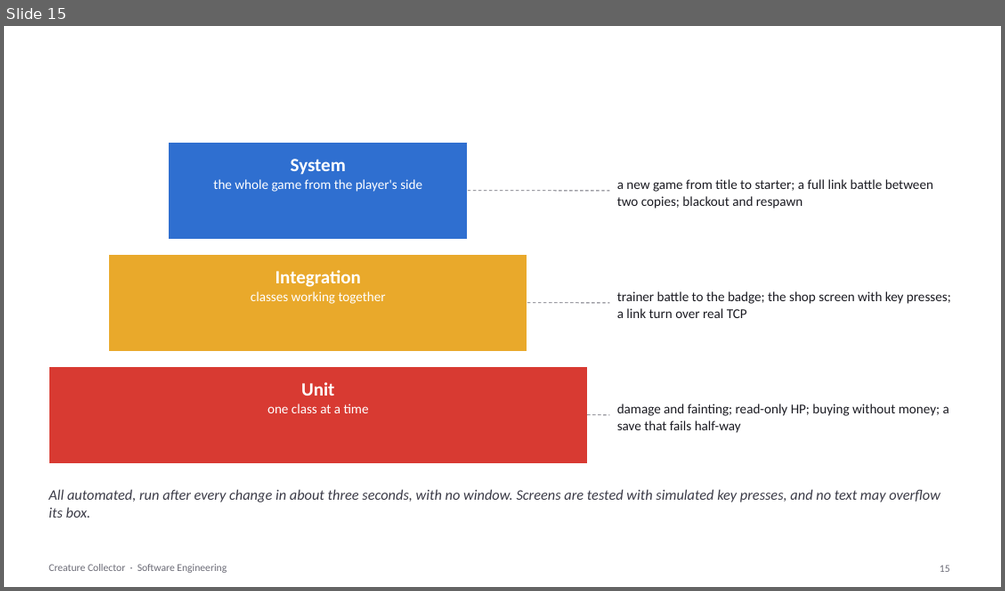
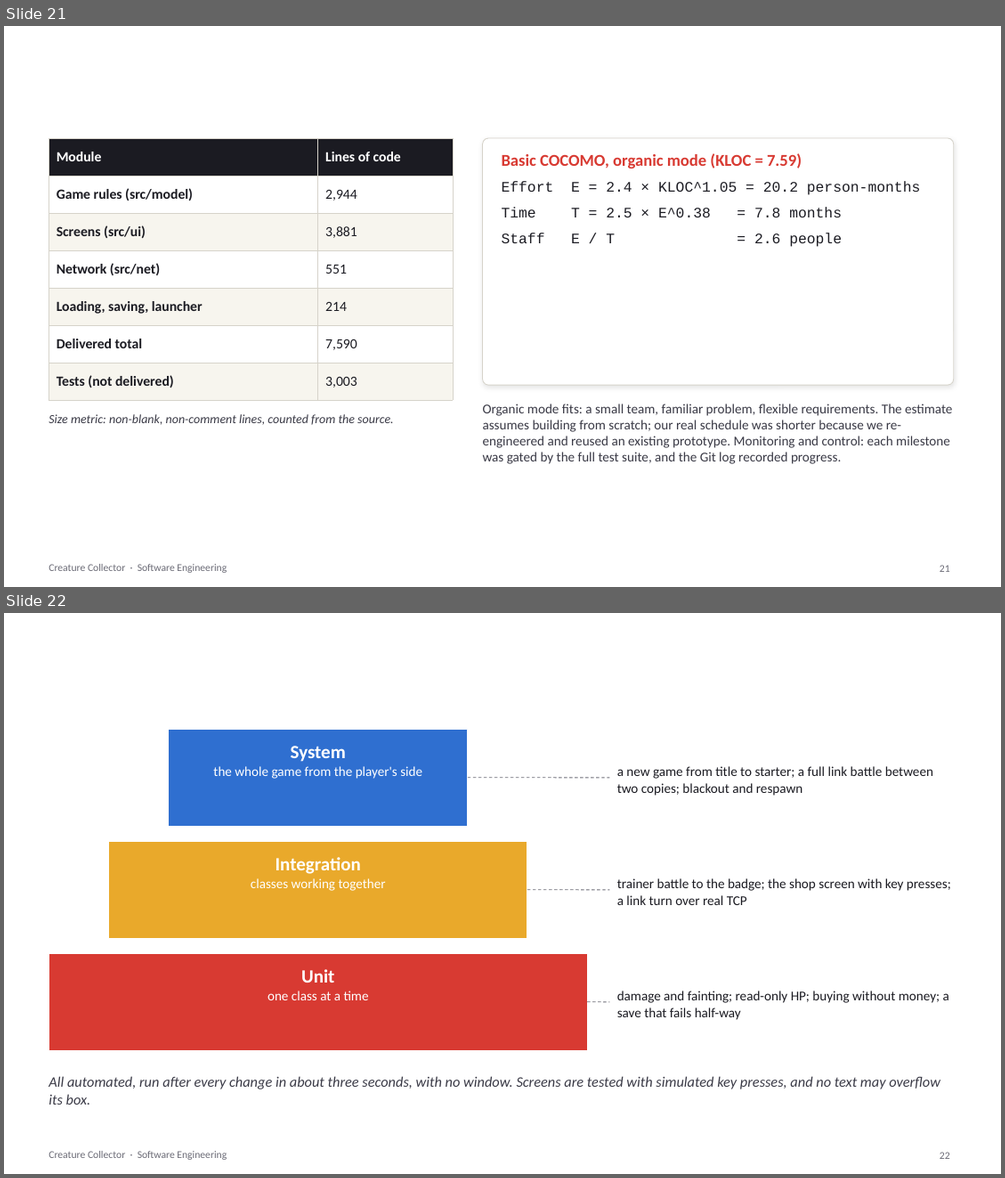
Before and after one commit to psdoom14/creature-collector, a slide deck: docs/se/CreatureCollector-SE.pptx. Shown one above the other, each under a label of ours: slide 15 before the commit, slides 21 and 22 after it. The pictures are 1005x591 and 1005x1178 pixels, drawn with LibreOffice and Linux fonts; fonts in the diff are those of the drawing; background and template pictures are left out. Boxes give left, top, right and bottom in pixels: in the first picture for what was removed or moved away, otherwise in the second. Text is boxed around its words. In the diff, an @@ line names an element or a change of style, - is before the commit and + after.

```diff
--- a/docs/se/CreatureCollector-SE.pptx
+++ b/docs/se/CreatureCollector-SE.pptx
@@ slide 21 added at [4,26,1001,587], background picture (left out); not listed: 1 template element that a slide beside it also shows @@
@@ title added at [48,37,864,95], 30 pt, text #FFFFFF, bold @@
+Software metrics and COCOMO estimate
@@ table added at [48,138,453,391], 7 rows, 2 columns @@
+Module | Lines of code
+Game rules (src/model) | 2,944
+Screens (src/ui) | 3,881
+Network (src/net) | 551
+Loading, saving, launcher | 214
+Delivered total | 7,590
+Tests (not delivered) | 3,003
@@ rounded rectangle added at [483,138,954,385], fill #FFFFFF, outline #D6D3CA 0.75 pt @@
@@ text added at [502,153,921,247], 14 pt, text #1B1B22 @@
+Basic COCOMO, organic mode (KLOC = 7.59)
+Effort E = 2.4 × KLOC^1.05 = 20.2 person-months
+Time T = 2.5 × E^0.38 = 7.8 months
+Staff E / T = 2.6 people
@@ text added at [48,414,394,425], 12 pt, text #3A3A46, italic @@
+Size metric: non-blank, non-comment lines, counted from the source.
@@ text added at [483,403,952,464], 13 pt, text #3A3A46 @@
+Organic mode fits: a small team, familiar problem, flexible requirements. The estimate assumes building from scratch; our real schedule was shorter because we re-engineered and reused an existing prototype. Monitoring and control: each milestone was gated by the full test suite, and the Git log recorded progress.
@@ page number added at [939,564,950,572], 10 pt, text #6B6B76 @@
+21
@@ what was slide 15 is now slide 22 @@
@@ page number at [939,1151,950,1159]: text changed @@
-15
+22
```
Also in this commit, not shown: 2 slides changed, 9 other slides added, 3 other files.
